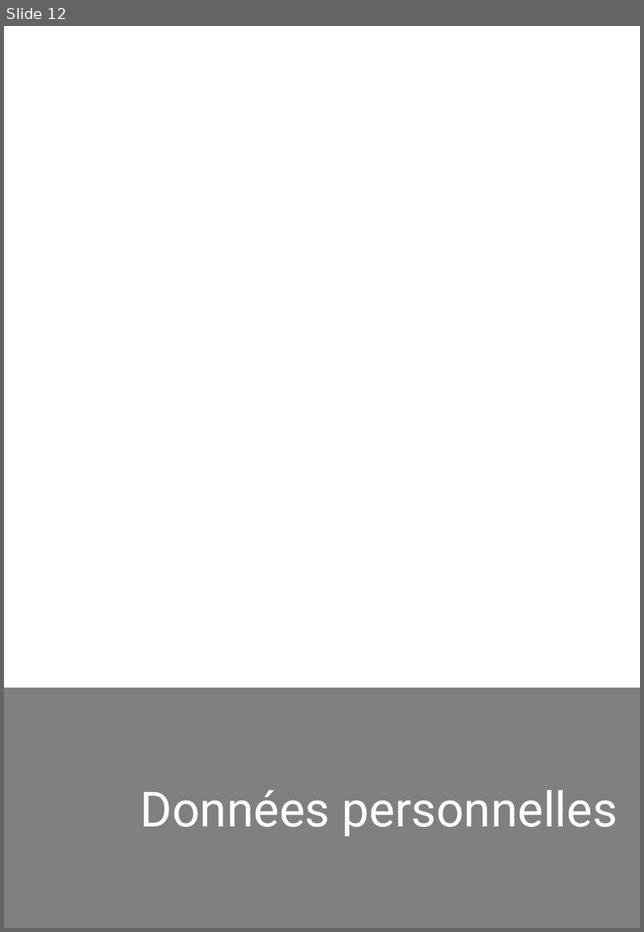
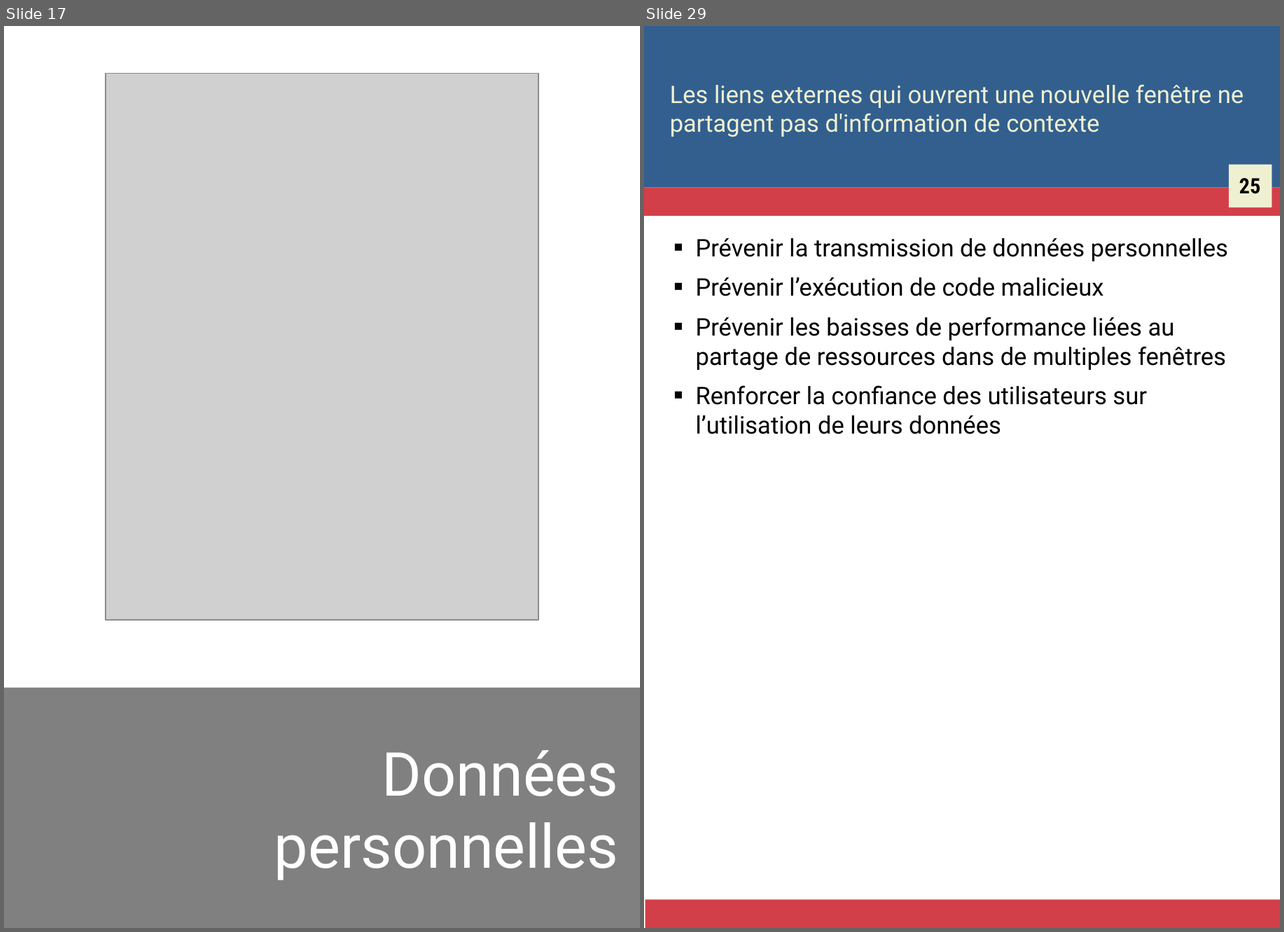
Before and after one commit to Zigazou/bonnes-pratiques-illustrees, a slide deck: bonnes-pratiques.odp. Shown side by side, each under a label of ours: slide 12 before the commit, slides 17 and 29 after it; the slides between them are not shown. The pictures are 644x932 and 1284x932 pixels, drawn with LibreOffice and Linux fonts; fonts in the diff are those of the drawing; grey boxes stand for pictures. Boxes give left, top, right and bottom in pixels: in the first picture for what was removed or moved away, otherwise in the second. Text is boxed around its words. In the diff, an @@ line names an element or a change of style, - is before the commit and + after.

```diff
--- a/bonnes-pratiques.odp
+++ b/bonnes-pratiques.odp
@@ slide 29 added at (644, 26, 1280, 928), background #FFFFFF @@
@@ rectangle added at (644, 26, 1280, 188), fill #325F8E @@
@@ title added at (670, 84, 1243, 137), 16 pt, text #EFF0D1 @@
+Les liens externes qui ouvrent une nouvelle fenêtre ne partagent pas d'information de contexte
@@ rectangle added at (1228, 165, 1271, 207), fill #EFF0D1 @@
@@ rectangle added at (644, 188, 1280, 216), fill #D33F49 @@
@@ text added at (1239, 178, 1261, 194), 14 pt, text #000000, bold @@
+25
@@ text added at (696, 238, 1228, 434), 16 pt, text #000000 @@
+■ Prévenir la transmission de données personnelles
+■ Prévenir l’exécution de code malicieux
+■ Prévenir les baisses de performance liées au partage de ressources dans de multiples fenêtres
+■ Renforcer la confiance des utilisateurs sur l’utilisation de leurs données
@@ rectangle added at (645, 900, 1280, 928), fill #D33F49 @@
@@ what was slide 12 is now slide 17 @@
@@ slide 17 changed as well @@
@@ picture added at (106, 73, 538, 619) @@
@@ title "Données personnelles" at (274, 750, 619, 880): size 32 to 40 pt @@
```
Also in this commit, not shown: 24 other slides changed, 35 other slides added, 7 other files.
